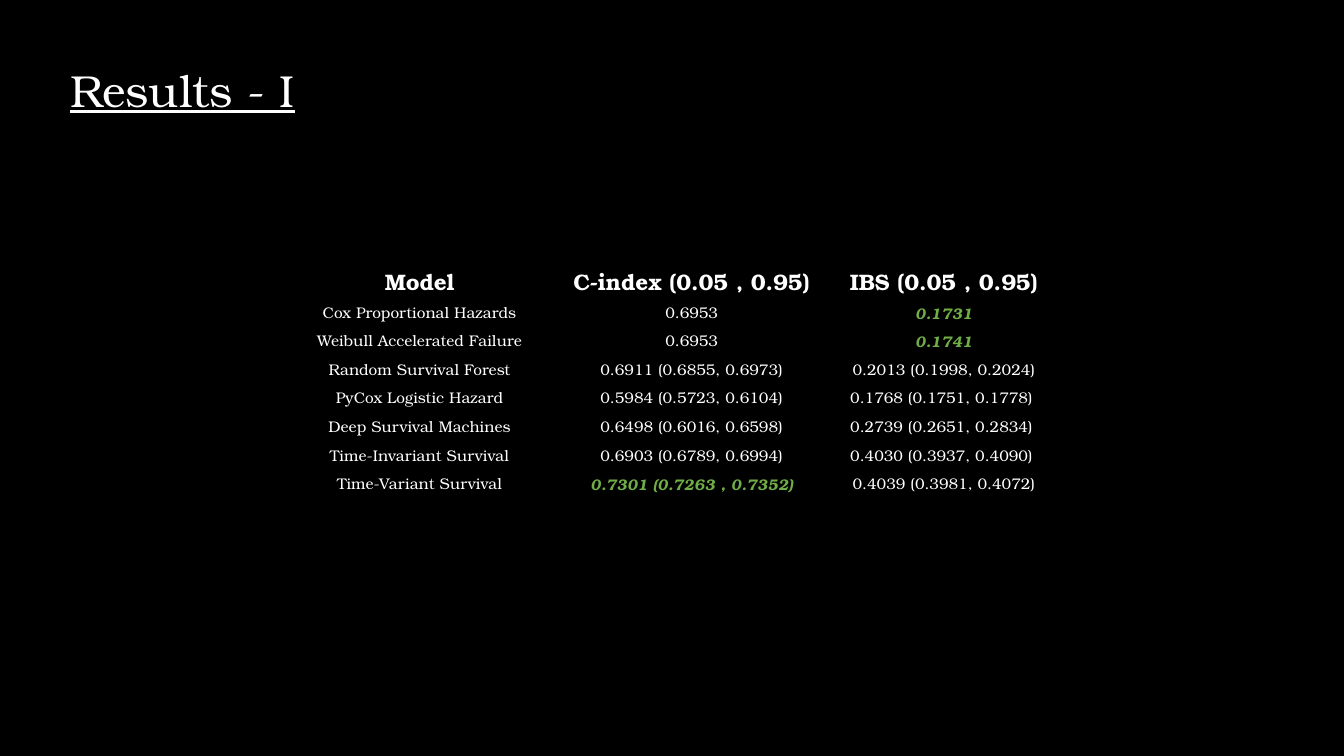
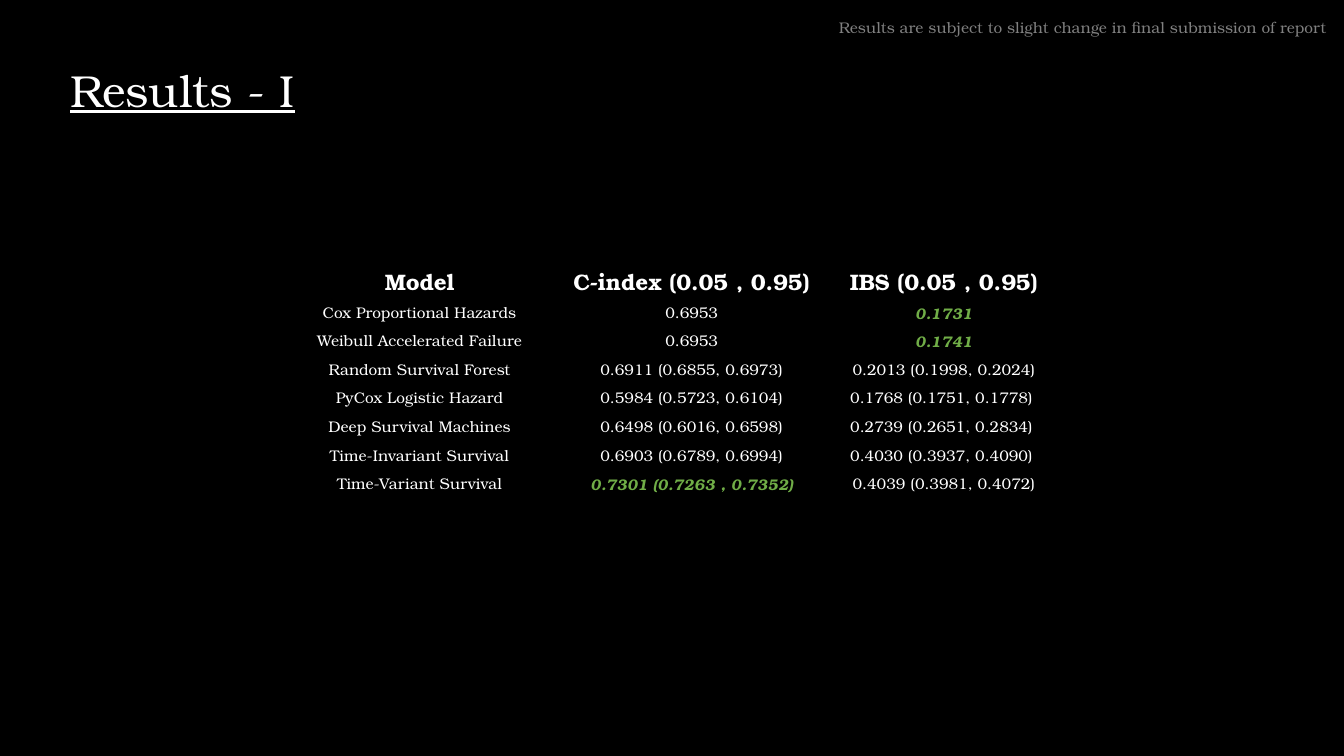
Before and after one commit to sourasen1011/UoE_Research_Project_2023, a slide deck: slide 8 of presentations/powerpoint_presentation/my_presentation.pptx. Drawn at 1344x756 pixels with LibreOffice and Linux fonts; fonts in the diff are those of the drawing. Boxes give left, top, right and bottom in pixels: in the first picture for what was removed or moved away, otherwise in the second. Text is boxed around its words. In the diff, an @@ line names an element or a change of style, - is before the commit and + after.

```diff
--- a/presentations/powerpoint_presentation/my_presentation.pptx
+++ b/presentations/powerpoint_presentation/my_presentation.pptx
@@ text added at <box>839,22,1326,37</box>, 11 pt, text #808080 @@
+Results are subject to slight change in final submission of report
```
Also in this commit, not shown: 6 other slides changed, 1 slide added, 4 other files.
